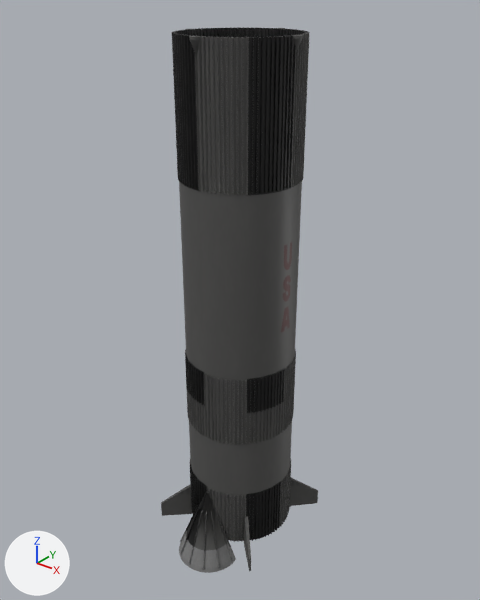
An edit to the FBX model KSPPartsUnity/Assets/PARTS/Saturn-III-IV-lower/ksprocket.fbx, drawn before and after from the same camera.
One viewpoint serves both versions: a 50 mm lens placed at (27.9, -34.9, 25.6), pointed at (-0.4, 0.4, 3.6). Every picture has the same lights, and +X, +Y and +Z are marked at lower left. Vertices at the same position are counted once.

Objects in the first picture: 'bits.008', 'fairing.003', 'tank.008'.
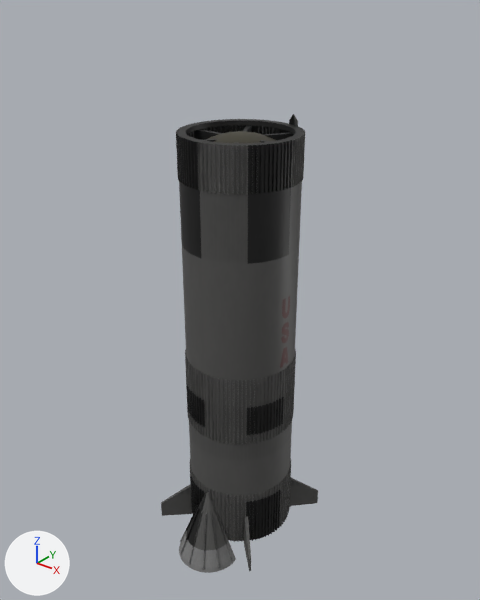
Where the change shows, as pixel boxes [x1, y1, x2, y2] in the pictures (480 x 600 px; the box of a moved part takes in the faces that stretch with it):
'tank.008', reshaped, surface changed (6% narrower, 18% shorter): before [172, 27, 310, 542]; after [176, 119, 305, 542]
'bits.008', reshaped (16% shorter): before [161, 28, 318, 571]; after [161, 114, 318, 571]
part 1 of me_cylinder_104, moved or reshaped: before [172, 27, 310, 517]; after [176, 119, 305, 517]
part 2 of me_cylinder_104, surface changed: [185, 349, 296, 542] in both
part 3 of me_cylinder_103, deleted: before [189, 36, 199, 53]
part 4 of me_cylinder_103, deleted: before [291, 35, 303, 52]
part 5 of me_cylinder_103, moved or reshaped: before [174, 28, 307, 38]; after [177, 119, 304, 145]

The change in detail:
me_cylinder_103 is used by ob_bits_008; location (0.0, 0.0, 0.0).
me_cylinder_103 had 1365 vertices, 985 faces and spanned x -4.9..4.9, y -5.8..5.8, z -16.5..22.5.
me_cylinder_103 now has 1241 vertices, 869 faces and spans x -4.9..4.9, y -5.8..5.8, z -16.5..17.2.
me_cylinder_103 part 3: the loose piece of 19 vertices spanning x -0.3..0.3, y -4.6..-4.1, z 21.5..22.5 is deleted.
me_cylinder_103 part 4: the loose piece of 19 vertices spanning x 4.1..4.6, y -0.3..0.3, z 21.5..22.5 is deleted.
me_cylinder_103 part 5: 348 vertices moved from x -4.1..4.1, y -4.1..4.1, z 22.5 to x -4.1..4.1, y -4.1..4.1, z 16.4; 80 vertices removed from x -4.2..4.2, y -4.2..4.2, z 16.4..22.5; 32 vertices added at x -4.2..4.2, y -4.2..4.2, z 16.4.
me_cylinder_104 is used by ob_tank_008; location (0.0, 0.0, 0.0).
me_cylinder_104 had 2208 vertices, 1554 faces and spanned x -4.3..4.3, y -4.3..4.3, z -16.0..22.5.
me_cylinder_104 now has 2208 vertices, 1554 faces and spans x -4.3..4.3, y -4.3..4.3, z -16.0..16.4.
me_cylinder_104 part 1: all 384 vertices in x -4.3..4.3, y -4.3..4.3, z 22.5 are moved by (0.0, 0.0, -6.1).
me_cylinder_104 part 2: texture (UV) coordinates of 1350 of 1554 faces, centred in x -4.3..4.3, y -4.3..4.3, z -13.6..17.9, changed; they spanned u 0.0..1.98, v 0.13..0.76 and now span u 0.0..1.98, v 0.15..0.91.
